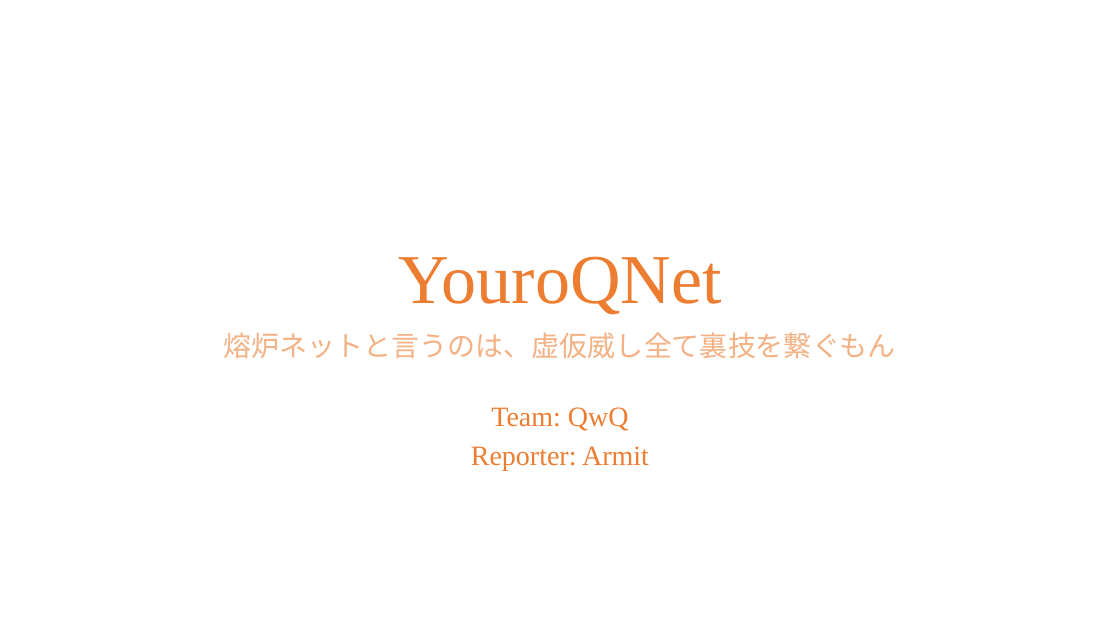
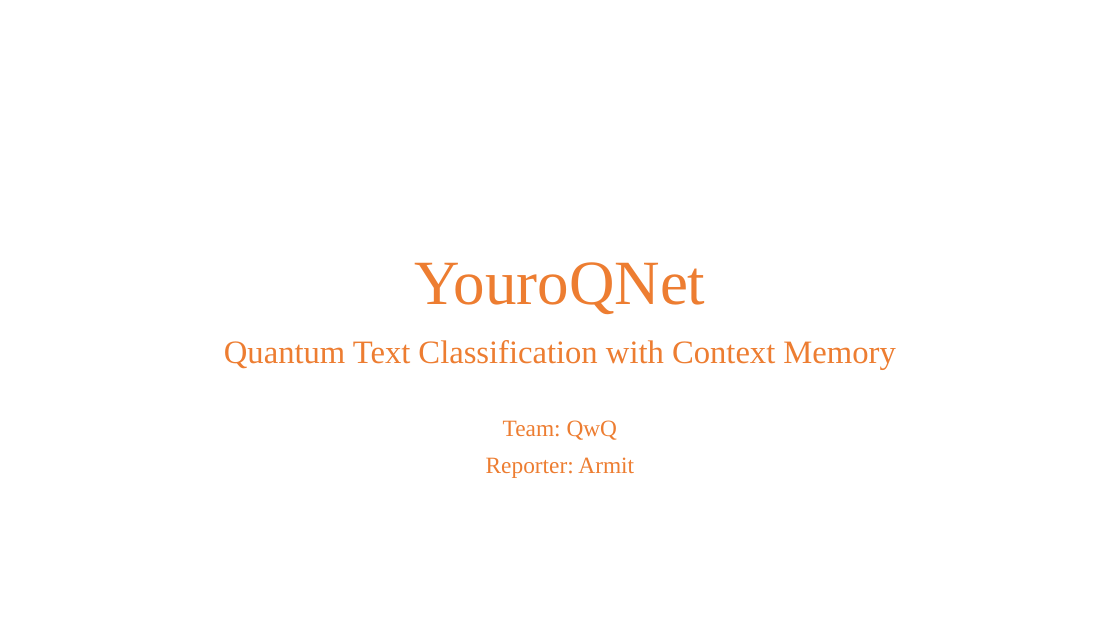
Before and after one commit to Kahsolt/YouroQNet, a slide deck: slide 1 of ref/YouroQNet.pptx. Drawn at 1120x630 pixels with LibreOffice and Linux fonts; fonts in the diff are those of the drawing. Boxes give left, top, right and bottom in pixels: in the first picture for what was removed or moved away, otherwise in the second. Text is boxed around its words. In the diff, an @@ line names an element or a change of style, - is before the commit and + after.

Commit message:
add final report PPT

```diff
--- a/ref/YouroQNet.pptx
+++ b/ref/YouroQNet.pptx
@@ title "YouroQNet" at [414,262,705,315]: size 60 to 54 pt @@
@@ subtitle at [224,340,895,369]: text changed; size 24 to 28 pt; font Courier New to Times New Roman; text colour #F4B183 to #ED7D31 @@
-熔炉ネットと言うのは、虚仮威し全て裏技を繋ぐもん
+Quantum Text Classification with Context Memory
@@ subtitle at [486,420,634,478]: size 24 to 20 pt in "Team: QwQ", "Reporter: Armit"; line spacing 0.8 to 0.9 @@
```
Also in this commit, not shown: 10 other slides changed, 8 slides added, 2 slides removed, 2 other files.
